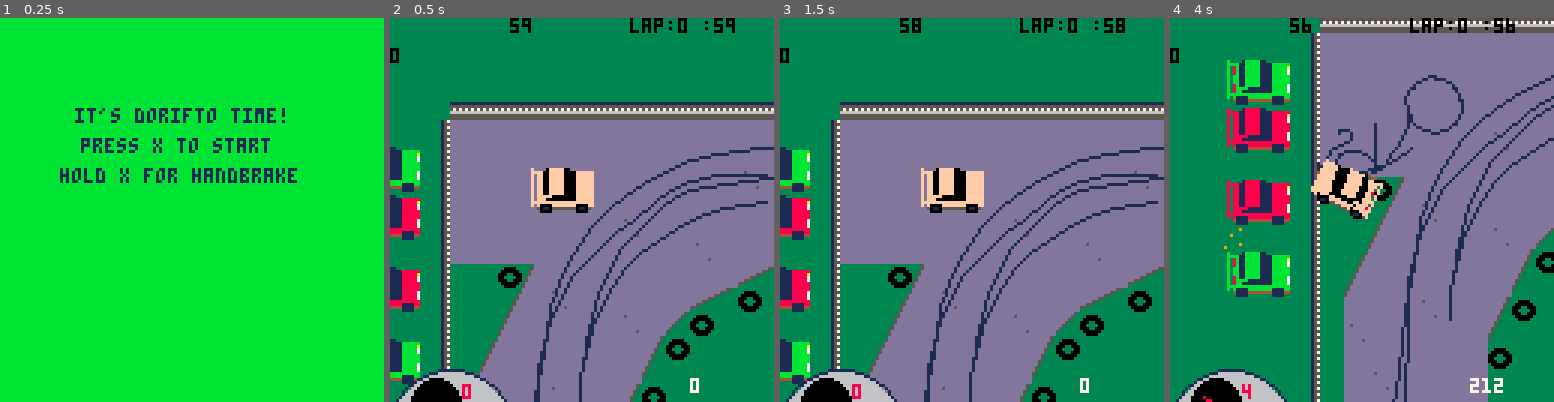
Above: before the commit, frames 1-4 (left to right).
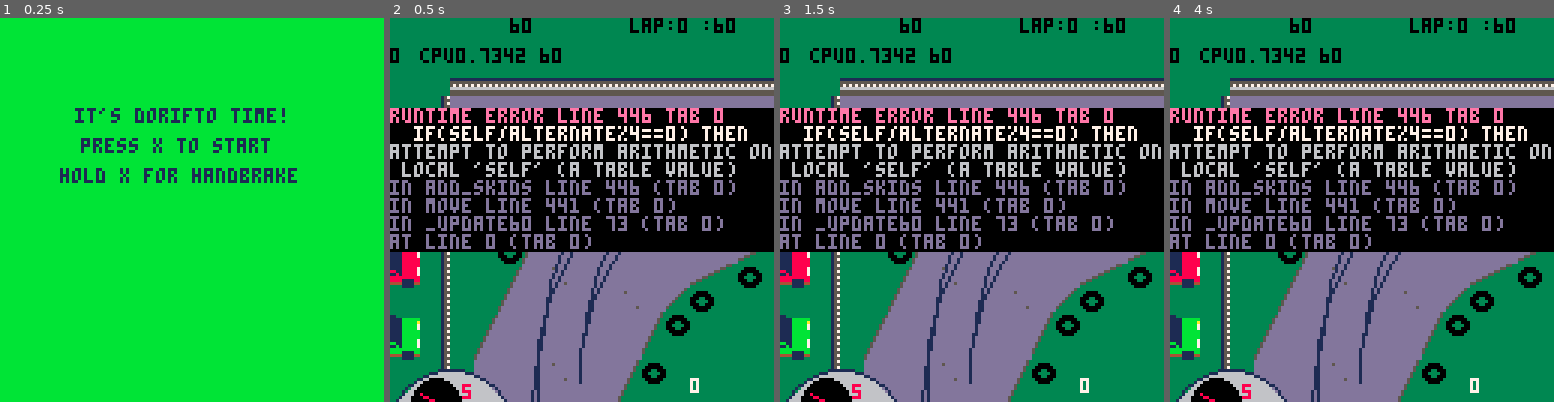
Above: after the commit, the same moments.

Repository: graearea/pico8
Game: PICO-8 cartridge skidmarks.p8
Two runs of this game, one before a commit and one after it. Both use one fixed random seed, a clock stepped at 60 frames per second and the inputs below.
Inputs:
- Up to frame 1 (0.25 s): no input
- Up to frame 2 (0.5 s): tap X (X key) at 0.33 s
- Up to frame 3 (1.5 s): tap X (X key) at 1.07 s
- Up to frame 4 (4 s): hold Right 1.6-2.1 s; tap X (X key) at 1.85, 2.97 s; hold Up 2.15-2.42 s; hold Right 2.47-3.03 s; hold Left 3.08-3.58 s

Frame 1 is identical in both runs. In frame 2, 51% of the frame differs, in the area x 0-100%, y 0-100%; in frame 3, 51%; in frame 4, 70%.
Error after the commit: runtime error line 446 tab 0; if(self/alternate%4==0) then; attempt to perform arithmetic on local 'self' (a table value)

Commit message:
skids work

Diff:
--- a/skidmarks.p8
+++ b/skidmarks.p8
@@ -10,7 +10,7 @@
 timer_start=0
 game_length=60
 drawmode="2d"
-players=1
+players=2
 --try coroutines for game state
 
 function _init()
@@ -115,21 +115,26 @@
     rectfill(-200,-200,1024,1027,3)
     map(0, 0, 0, 0, 1024, 64)
     rectfill(-200,-200,200,16,3)
+    --track skids
     draw_skids(skids_l)
     draw_skids(skids_r)
     draw_skids(skids_fl)
     draw_skids(skids_fr)
 
+    car1:draw_skids()
+    if car2!=nil then car2:draw_skids()  end
+
     draw_tyres()
 
     for d in all(dust) do
     d:draw()
     end
-    draw_ghost()
+
+--    draw_ghost()
+
     car1:draw()
     if car2!=nil then car2:draw()  end
 
-    if bob!="" then printh(bob) end
     draw_speedo(0)
     print(flr(score),window_x+100,window_y+120,7)
     --print(stat(1),window_x+0,window_y+10,black) --CTRL-P FTW!
@@ -142,7 +147,11 @@
     end
     end
      print(flr(game_length-(time()-timer_start)), window_x+40,window_y,black)
-  end
+     bob="cpu" ..stat(1) .." ".. stat(7)
+
+    if bob!="" then print(bob,window_x+10,window_y+10) end
+  end
+
 end
 
 function steer(car,player)
@@ -290,7 +299,7 @@
 -->8
 -- car
 v_wall=60
-alternate=0
+
 
 function draw_px(x,y,colour)
  pset(x,y,colour)
@@ -315,7 +324,12 @@
  accelerate=false,
  skidding=false,
  front_skids=false,
+ skids_l={},
+ skids_r={},
+ skids_fl={},
+ skids_fr={},
  colour=car_colour(),
+ alternate=0,
  r_wheels={{y=6,x=7,l="br"},{y=-6,x=7,l="bl"},{y=6,x=-7,l="fr"},{y=-6,x=-7,l="fl"}},
 
  pos=function(self)
@@ -323,6 +337,19 @@
  end,
 
  would_hit_wall=function(self,dx,dy,wall)
+   for wheel in all(self.r_wheels) do
+    local wheel_pos={x=self.x+wheel.x,y=self.y+wheel.y}
+    local locn=self:rotate_wheel_posn(wheel)
+
+ 		 sprite=mget(locn.x/8,locn.y/8)
+			 if(sprite==wall) do
+			  return true
+			 end
+   end
+   return false
+ end,
+
+ would_hit_other_car=function(self,dx,dy,wall)
    for wheel in all(self.r_wheels) do
     local wheel_pos={x=self.x+wheel.x,y=self.y+wheel.y}
     local locn=self:rotate_wheel_posn(wheel)
@@ -419,36 +446,42 @@
 
 	add_skids=function(self)
 	 if (self.x==70.06 and self.y==64) then return end
-		if(alternate%4==0) then
+		if(self/alternate%4==0) then
     if self.accelerate then self:create_smoke_on_wheels() end
  		if (self.skidding) then
- 	  self:add_skid(skids_r,self.r_wheels[1],true,true)
- 	  self:add_skid(skids_l,self.r_wheels[2],true,true)
+ 	  self:add_skid(self.skids_r,self.r_wheels[1],true,true)
+ 	  self:add_skid(self.skids_l,self.r_wheels[2],true,true)
 	   --add_new_dust
 	   self.was_skidding=true
 		 else
 		  if (self.was_skidding) then
- 	   self:add_skid(skids_r,self.r_wheels[1],false,true)
-     self:add_skid(skids_l,self.r_wheels[2],false,true)
+ 	   self:add_skid(self.skids_r,self.r_wheels[1],false,true)
+     self:add_skid(self.skids_l,self.r_wheels[2],false,true)
     end
     self.was_skidding=false
 		 end
 
  		if (self.front_skids) then
- 	  self:add_skid(skids_fr,self.r_wheels[3],true,false)
- 	  self:add_skid(skids_fl,self.r_wheels[4],true,false)
+ 	  self:add_skid(self.skids_fr,self.r_wheels[3],true,false)
+ 	  self:add_skid(self.skids_fl,self.r_wheels[4],true,false)
 	   --add_new_dust
 	   self.was_f_skidding=true
 		 else
 		  if (self.was_f_skidding) then
- 	   self:add_skid(skids_fr,self.r_wheels[3],false,false)
-     self:add_skid(skids_fl,self.r_wheels[4],false,false)
+ 	   self:add_skid(self.skids_fr,self.r_wheels[3],false,false)
+     self:add_skid(self.skids_fl,self.r_wheels[4],false,false)
     end
     self.was_f_skidding=false
 		 end
 		end
-  alternate+=1
+  self.alternate+=1
 	end,
+  draw_skids=function(self)
+    draw_skids(self.skids_l)
+    draw_skids(self.skids_r)
+--    draw_skids(self.skids_fl)
+--    draw_skids(self.skids_fr)
+  end,
 
 	draw=function(self)
     pal(1,0)
@@ -615,9 +648,10 @@
   {x=11,y=35}
   }
 end
+
 function draw_skids(skiddies)
  local ops=0
-	local prevx=nil
+ local prevx=nil
  local prevy=nil
  for skid in all(skiddies) do
  	if(prevx != nil and skid.x !=nil ) do
@@ -638,7 +672,6 @@
 	 prevy=skid.y
  end
 -- bob=#skiddies .. " " ..ops
--- bob=bob .. "cpu" ..stat(1) .." ".. stat(7)
 end
 
 function print_skids(skidlist)
@@ -699,7 +732,7 @@
 
 -->8
 function create_smoke(pos,direction)
- add_new_dust(pos.x,pos.y,direction.x+rnd(0.6)-0.3,direction.y,15,rnd(2)+2,0.0,7)
+ add_new_dust(pos.x,pos.y,direction.x+rnd(0.6)-0.3,direction.y,10,rnd(2)+2,0.0,7)
 end
 
 function add_new_dust(_x,_y,_dx,_dy,_l,_s,_g,_f)
@@ -721,7 +754,7 @@
        fillp(0b0101101001011010.1)
       else
        fillp(0b1010010110100101.1)
-						end
+			end
       circfill(self.x,self.y,self.rad,6)
       circfill(self.x,self.y,self.rad-1,self.col)
       fillp()
@@ -847,15 +880,15 @@
 00999999999999000000000000999999999999000000000000000000000000000000000000000000000000000000000000000000000000000000000000000000
 00090000000090000000000000090000000090000900000000000000000000000800001888881100000000000b00001bbbbb1100000000000000000000000000
 00999999999999000000000000999999999999000999999999999999999999000888811888881111888888000bbbb11bbbbb1111bbbbbb000000000000000000
-0098899999988900000000000098899999988900090999111111111199999900080881188888111188888a000b08b11bbbbb1111bbbbba000000000000000000
-09999999999999900000000009999999999999900909911111111111999999000808811888881111888887000b08b11bbbbb1111bbbbb7000000000000000000
+0098899999988900000000000098899999988900090999111111119199999900080881188888111188888a000b08b11bbbbb1111bbbbba000000000000000000
+09999999999999900000000009999999999999900909911111111911999999000808811888881111888887000b08b11bbbbb1111bbbbb7000000000000000000
 19999999999999910000000019999999999999910909911111111111999999000808811888881111888887000b08b11bbbbb1111bbbbb7000000000000000000
 19999999999999910000000019999999999999910909911111111111999999000808811888881111888888000b0bb11bbbbb1111bbbbbb000000000000000000
 11100000000001110000000011100000000001110909911111111111999999000808811888881111888888000b0bb11bbbbb1111bbbbbb000000000000000000
 00000000000000000000000000000000000000000909911111111111999999000808811888881111888888000b0bb11bbbbb1111bbbbbb000000000000000000
 00000000000000000000000000000000000000000909911111111111999999000808811888881111888887000b08b11bbbbb1111bbbbb7000000000000000000
-00000000000000000000000000000000000000000909911111111111999999000808888811111111888887000b08bbbb11111111bbbbb7000000000000000000
-00000000000000000000000000000000000000000909991111111111999999000808881111111111888887000b08bb1111111111bbbbb7000000000000000000
+00000000000000000000000000000000000000000909911111111911999999000808888811118811888887000b08bbbb1111bb11bbbbb7000000000000000000
+00000000000000000000000000000000000000000909991111111191999999000808881111111181888887000b08bb11111111b1bbbbb7000000000000000000
 00000000000000000000000000000000000000000999999999999999999999000888888888888888888888000bbbbbbbbbbbbbbbbbbbbb000000000000000000
 00000000000000000000000000000000000000000900000000000000000000000808111188888888111188000b0b1111bbbbbbbb1111bb000000000000000000
 00000000000000000000000000000000000000000000000000000000000000000004111144444444111144000004111144444444111144000000000000000000
@@ -870,7 +903,7 @@
 00040000000000000000090000000111111111110009999999999999999991000c0cc11ccccc1111cccccc000000000000000000000000000000000000000000
 00040000000000000000090000000111111111110009999999999999999991000c0cc11ccccc1111cccccc000000000000000000000000000000000000000000
 00040000000000000000090000000111111111110008999999999999999997000c0cc11ccccc1111ccccc7000000000000000000000000000000000000000000
-00040000000000000000090000000111111111110008999999999999999997000c0ccccc11111111ccccc7000000000000000000000000000000000000000000
+00040000000000000000090000000111111110110008999999999999999997000c0ccccc11111111ccccc7000000000000000000000000000000000000000000
 0004000000000000000009000000099911111100000899999999999999999a000c0ccc1111111111ccccc7000000000000000000000000000000000000000000
 00041551444444441551400000000000000000000009111199999999111199000ccccccccccccccccccccc000000000000000000000000000000000000000000
 00001111000000001111000000000000000000000000000000000000000000000c0c1111cccccccc1111cc000000000000000000000000000000000000000000
